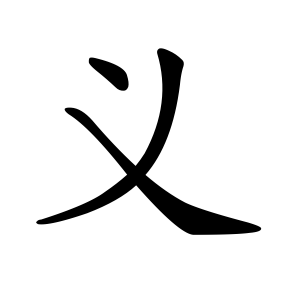
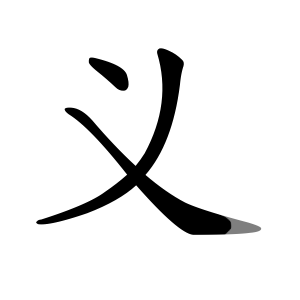
The second 300x300 image is a revision of the first. Changes to its layers:
added layer "Frame (100ms) #2" above "Frame (100ms) #3" over [46, 48, 232, 235]
added layer "Frame (100ms) #3" above "Frame (100ms) #4" over [46, 48, 189, 234]
added layer "Frame (100ms) #4" above "Frame (100ms) #5" over [46, 48, 184, 225]
added layer "Frame (100ms) #5" above "Frame (100ms) #6" over [46, 48, 184, 225]
added layer "Frame (100ms) #6" above "Frame (500ms) #7" over [46, 48, 184, 225]
added layer "Frame (500ms) #7" above "Frame (100ms) #8" over [46, 48, 184, 225]
added layer "Frame (100ms) #8" above "Frame (100ms) #9" over [73, 48, 184, 210]
added layer "Frame (100ms) #9" above "Frame (100ms) #10" over [88, 48, 184, 210]
added layer "Frame (100ms) #10" above "Frame (100ms) #11" over [88, 48, 184, 210]
added layer "Frame (100ms) #11" above "Frame (500ms) #12" over [88, 48, 184, 210]
added layer "Frame (500ms) #12" above "Frame (100ms) #13" over [88, 57, 161, 210]
added layer "Frame (100ms) #13" above "Frame (100ms) #14" over [88, 57, 161, 210]
added layer "Frame (100ms) #14" above "Frame (100ms) #15" over [88, 57, 161, 210]
added layer "Frame (100ms) #15" above "Frame (100ms) #16" over [88, 57, 161, 210]
added layer "Frame (100ms) #16" above "Frame (1000ms) #1" over [96, 87, 161, 210]
added layer "Frame (1000ms) #1" above "Background (1000ms)" over [46, 48, 262, 235]
